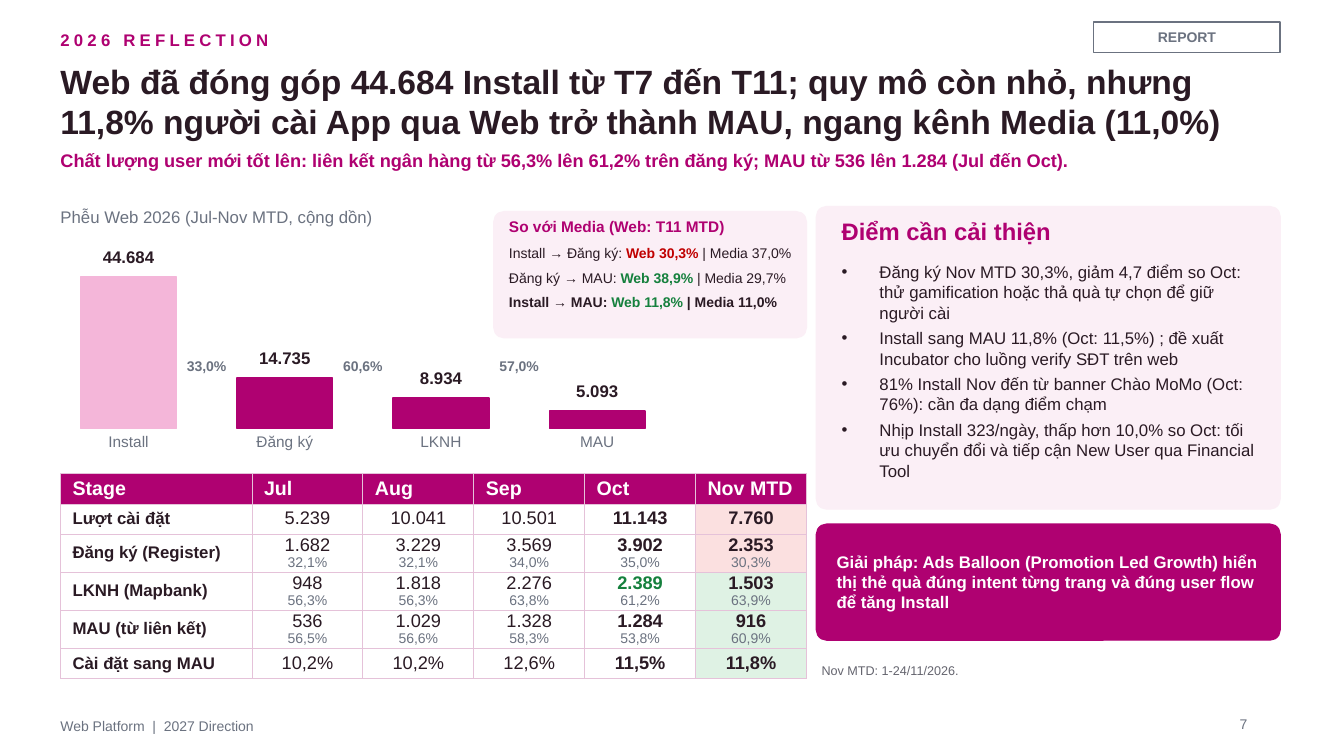
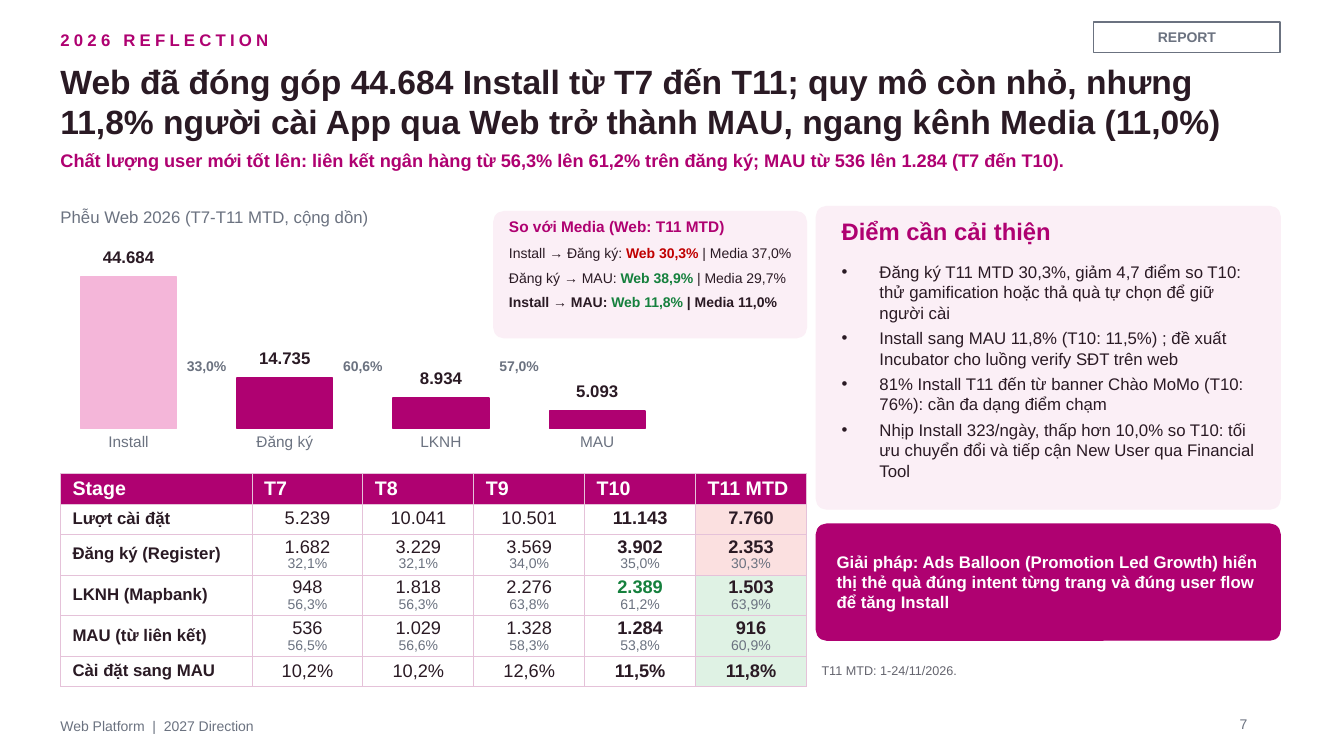
Before and after one commit to stormhoang/hienho-knowledgebase, a slide deck: slide 7 of 07_REPORTS/docs/strategy/2027 Direction - Web Platform (Framework).pptx. Drawn at 1344x756 pixels with LibreOffice and Linux fonts; fonts in the diff are those of the drawing. Boxes give left, top, right and bottom in pixels: in the first picture for what was removed or moved away, otherwise in the second. Text is boxed around its words. In the diff, an @@ line names an element or a change of style, - is before the commit and + after.

```diff
--- a/07_REPORTS/docs/strategy/2027 Direction - Web Platform (Framework).pptx
+++ b/07_REPORTS/docs/strategy/2027 Direction - Web Platform (Framework).pptx
@@ text at box(60, 153, 1064, 171): text changed @@
-Chất lượng user mới tốt lên: liên kết ngân hàng từ 56,3% lên 61,2% trên đăng ký; MAU từ 536 lên 1.284 (Jul đến Oct).
+Chất lượng user mới tốt lên: liên kết ngân hàng từ 56,3% lên 61,2% trên đăng ký; MAU từ 536 lên 1.284 (T7 đến T10).
@@ text at box(60, 209, 369, 227): text changed @@
-Phễu Web 2026 (Jul-Nov MTD, cộng dồn)
+Phễu Web 2026 (T7-T11 MTD, cộng dồn)
@@ text at box(879, 265, 1254, 477): text changed @@
-• Đăng ký Nov MTD 30,3%, giảm 4,7 điểm so Oct: thử gamification hoặc thả quà tự chọn để giữ người cài
-• Install sang MAU 11,8% (Oct: 11,5%) ; đề xuất Incubator cho luồng verify SĐT trên web
-• 81% Install Nov đến từ banner Chào MoMo (Oct: 76%): cần đa dạng điểm chạm
-• Nhịp Install 323/ngày, thấp hơn 10,0% so Oct: tối ưu chuyển đổi và tiếp cận New User qua Financial Tool
+• Đăng ký T11 MTD 30,3%, giảm 4,7 điểm so T10: thử gamification hoặc thả quà tự chọn để giữ người cài
+• Install sang MAU 11,8% (T10: 11,5%) ; đề xuất Incubator cho luồng verify SĐT trên web
+• 81% Install T11 đến từ banner Chào MoMo (T10: 76%): cần đa dạng điểm chạm
+• Nhịp Install 323/ngày, thấp hơn 10,0% so T10: tối ưu chuyển đổi và tiếp cận New User qua Financial Tool
@@ table at box(60, 474, 807, 684) @@
-row 1: Stage | Jul | Aug | Sep | Oct | Nov MTD
+row 1: Stage | T7 | T8 | T9 | T10 | T11 MTD
@@ text at box(822, 666, 957, 675): text changed @@
-Nov MTD: 1-24/11/2026.
+T11 MTD: 1-24/11/2026.
```
Also in this commit, not shown: 12 other slides changed, 2 other files.
